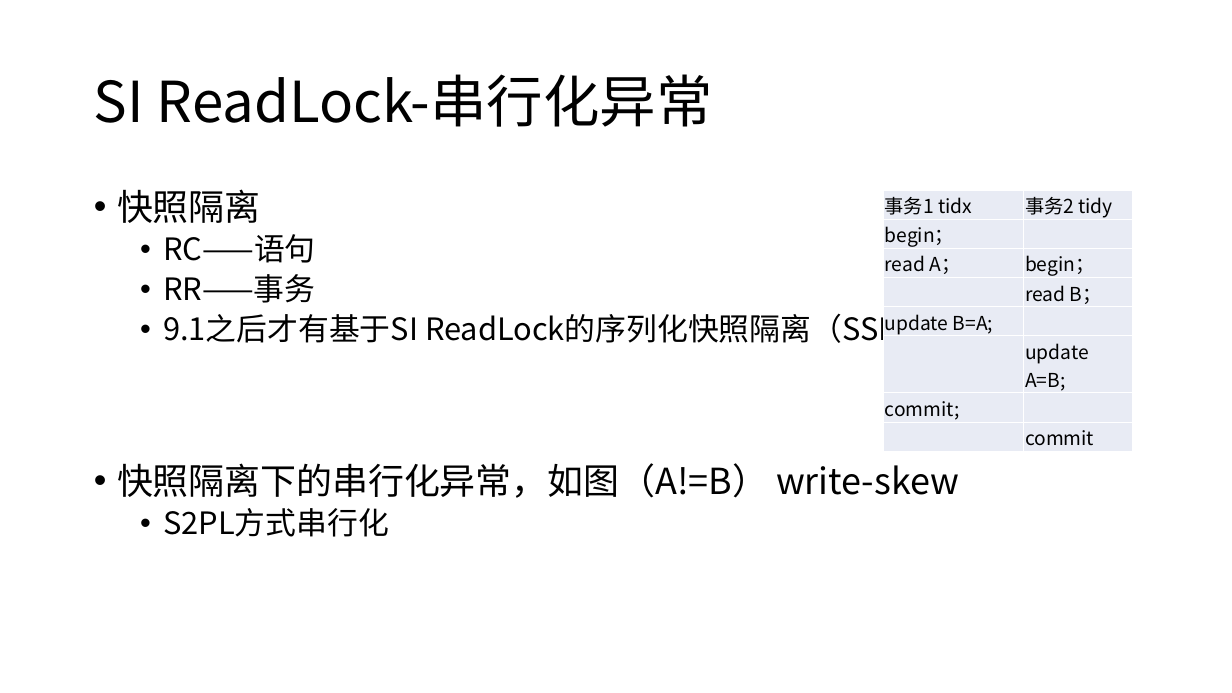
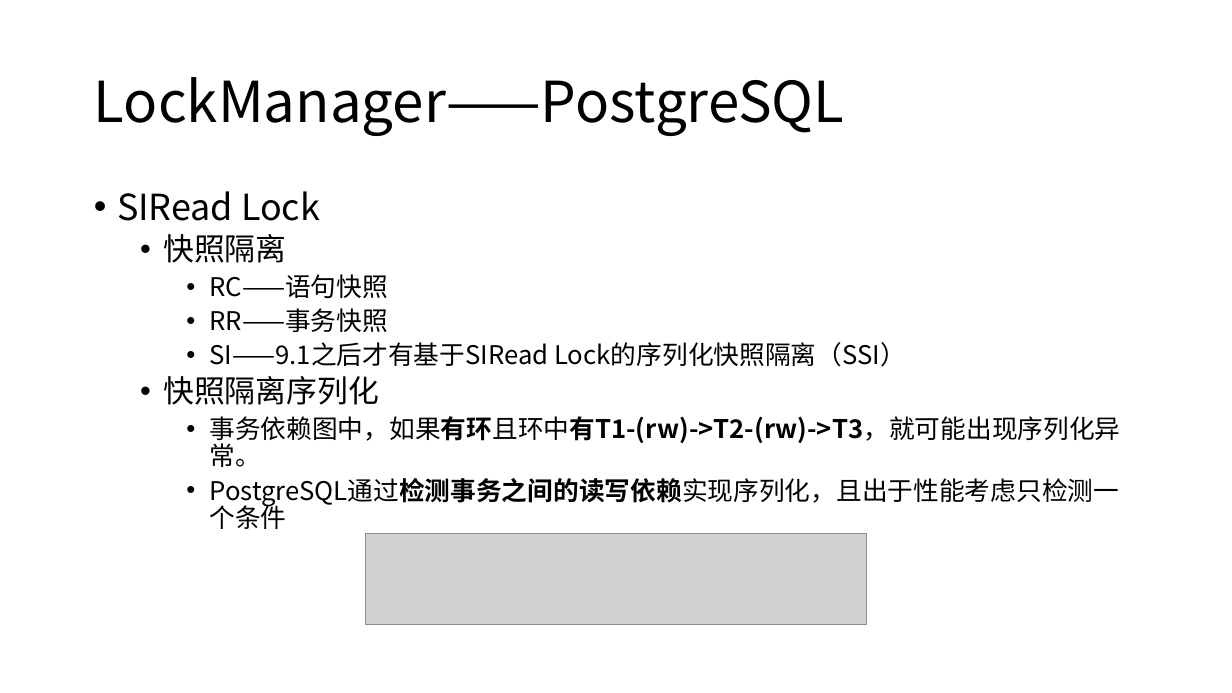
Before and after one commit to yummyliu/papers, a slide deck: slide 20 of 工作分享.pptx (slide 21 before the commit). Drawn at 1232x693 pixels with LibreOffice and Linux fonts; fonts in the diff are those of the drawing; grey boxes stand for pictures. Boxes give left, top, right and bottom in pixels: in the first picture for what was removed or moved away, otherwise in the second. Text is boxed around its words. In the diff, an @@ line names an element or a change of style, - is before the commit and + after.

```diff
--- a/工作分享.pptx
+++ b/工作分享.pptx
@@ title at (94, 77, 845, 136): text changed @@
-SI ReadLock-串行化异常
+LockManager——PostgreSQL
@@ text at (117, 191, 320, 221): paragraph added @@
+• SIRead Lock
@@ table removed at (884, 190, 1133, 450), 8 rows, 2 columns @@
-事务1 tidx | 事务2 tidy
-begin； | 
-read A； | begin；
- | read B；
-update B=A; | 
- | update A=B;
-commit; | 
- | commit
@@ text at (163, 234, 286, 263): size 28 to 24 pt in "快照隔离"; list level 1 to 2 in "快照隔离" @@
@@ text at (163, 274, 1120, 529): text changed; size 24 to 20 pt @@
-  • RC——语句
-  • RR——事务
-  • 9.1之后才有基于SI ReadLock的序列化快照隔离（SSI）
-• 快照隔离下的串行化异常，如图（A!=B） write-skew
-  • S2PL方式串行化
+    • RC——语句快照
+    • RR——事务快照
+    • SI——9.1之后才有基于SIRead Lock的序列化快照隔离（SSI）
+  • 快照隔离序列化
+    • 事务依赖图中，如果有环且环中有T1-(rw)->T2-(rw)->T3，就可能出现序列化异常。
+    • PostgreSQL通过检测事务之间的读写依赖实现序列化，且出于性能考虑只检测一个条件
@@ picture added at (366, 533, 867, 625) @@
```
Also in this commit, not shown: 19 other slides changed, 7 slides added, 8 slides removed.
